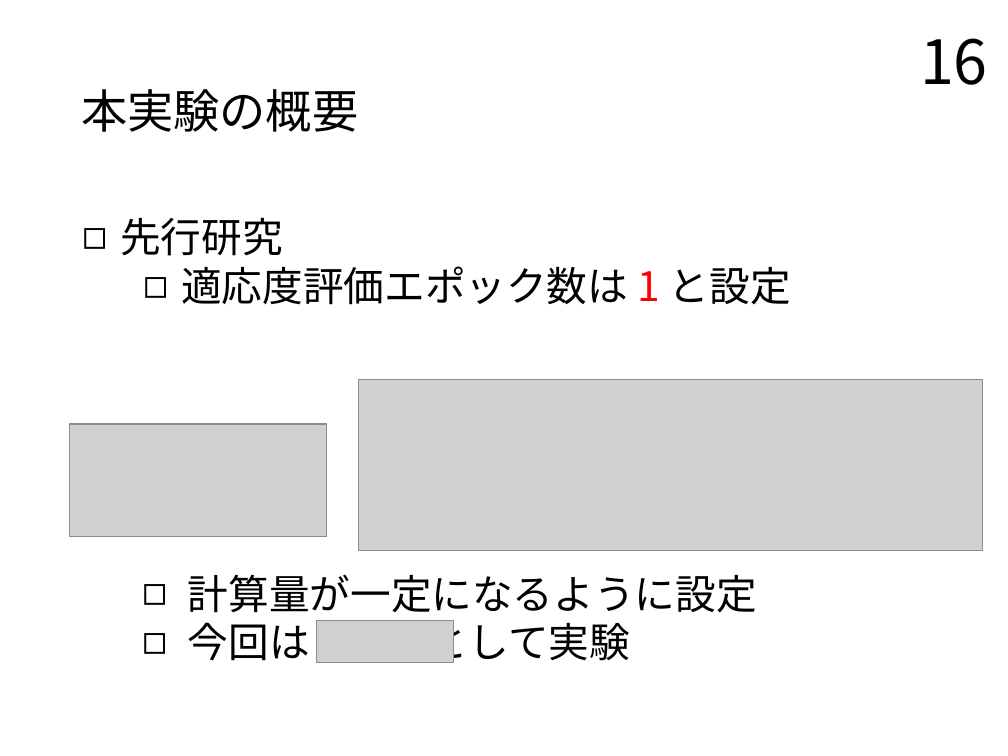
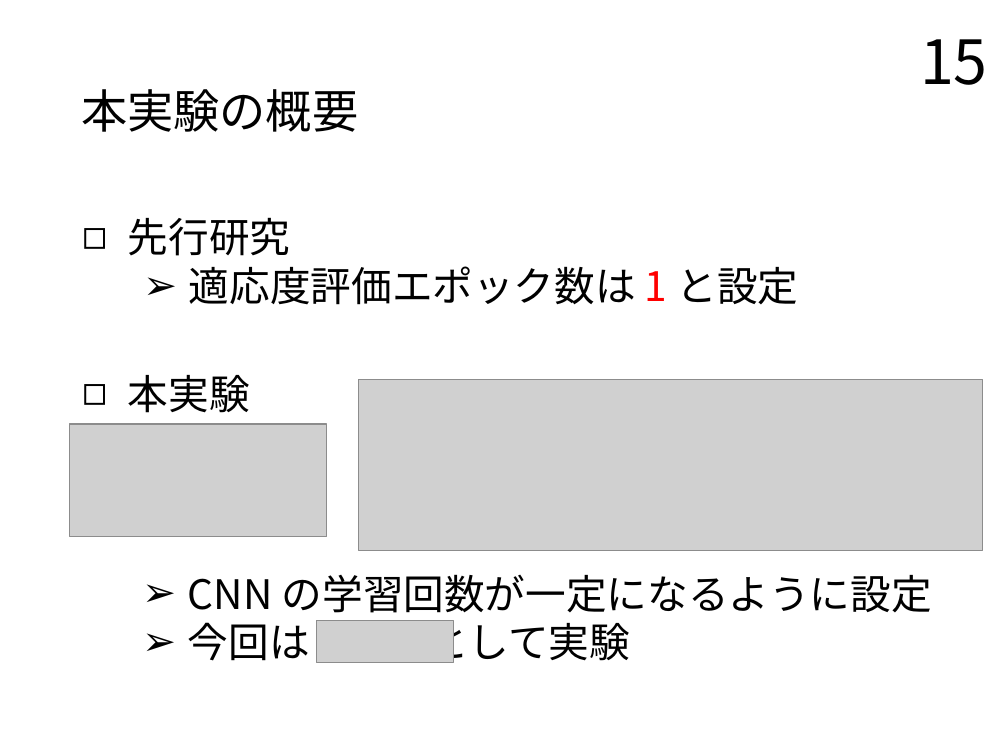
Before and after one commit to TairaTomotaka/kadai, a slide deck: slide 15 of prsn/20230124_prsn_taira.pptx (slide 16 before the commit). Drawn at 1008x756 pixels with LibreOffice and Linux fonts; fonts in the diff are those of the drawing; grey boxes stand for pictures. Boxes give left, top, right and bottom in pixels: in the first picture for what was removed or moved away, otherwise in the second. Text is boxed around its words. In the diff, an @@ line names an element or a change of style, - is before the commit and + after.

```diff
--- a/prsn/20230124_prsn_taira.pptx
+++ b/prsn/20230124_prsn_taira.pptx
@@ page number at (x1=920, y1=39, x2=988, y2=85): text changed @@
-16
+15
@@ text "先行研究" at (x1=128, y1=217, x2=799, y2=305): indent changed; bullet ◻ to ➢ @@
@@ text added at (x1=128, y1=375, x2=250, y2=413), 24 pt, text #000000 @@
+◻ 本実験
@@ text at (x1=188, y1=574, x2=932, y2=613): text changed @@
-  ◻ 計算量が一定になるように設定
+  ➢ CNN の学習回数が一定になるように設定
```
Also in this commit, not shown: 27 other slides changed, 2 slides removed, 5 other files.
